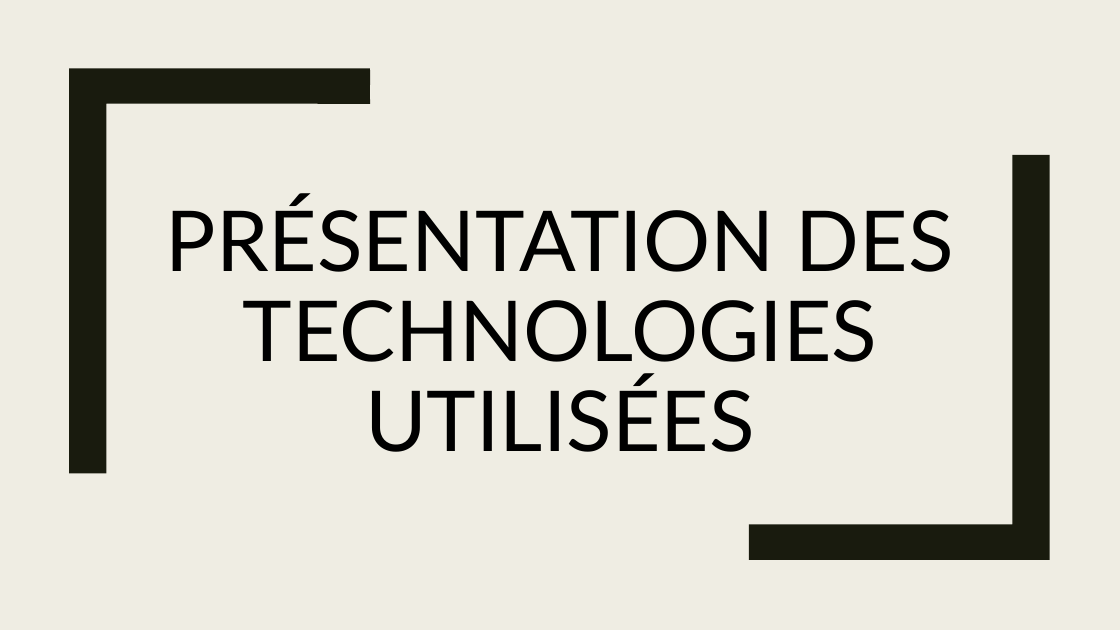
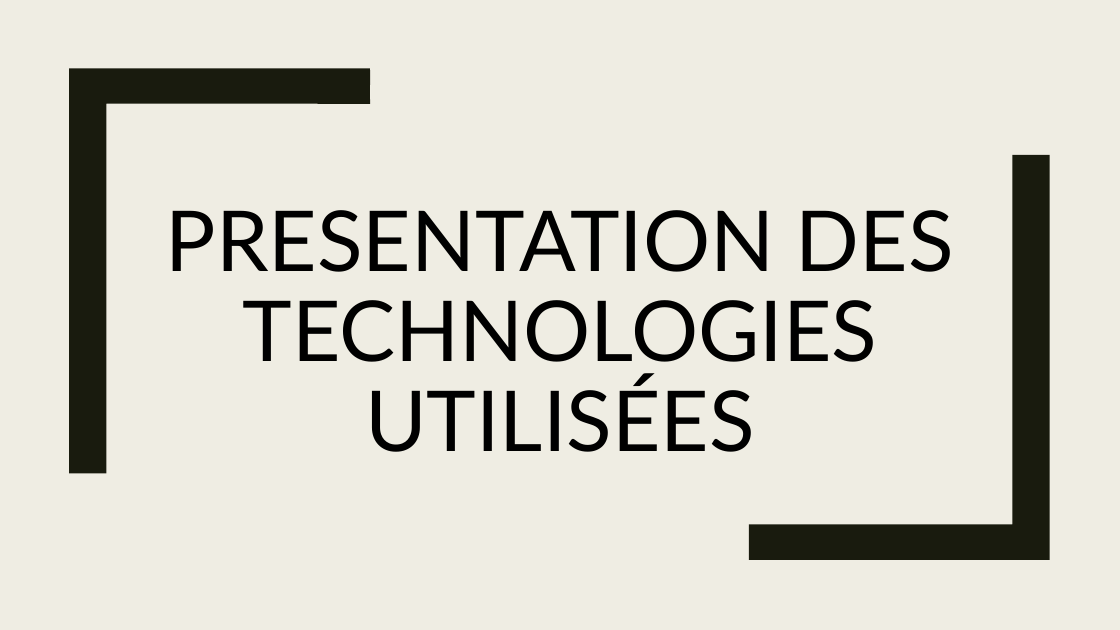
Before and after one commit to natane07/PA-MachineLearning-3ESGI, a slide deck: slide 4 of Project/Docs/Slides/PPT_PA.pptx. Drawn at 1120x630 pixels with LibreOffice and Linux fonts; fonts in the diff are those of the drawing. Boxes give left, top, right and bottom in pixels: in the first picture for what was removed or moved away, otherwise in the second. Text is boxed around its words. In the diff, an @@ line names an element or a change of style, - is before the commit and + after.

```diff
--- a/Project/Docs/Slides/PPT_PA.pptx
+++ b/Project/Docs/Slides/PPT_PA.pptx
@@ text at (x1=166, y1=210, x2=954, y2=452): text changed @@
-PRÉSENTATION DES TECHNOLOGIES UTILISÉES
+PRESENTATION DES TECHNOLOGIES UTILISÉES
```
Also in this commit, not shown: 4 other slides changed, 8 slides added, 2 slides removed, 3 other files.
